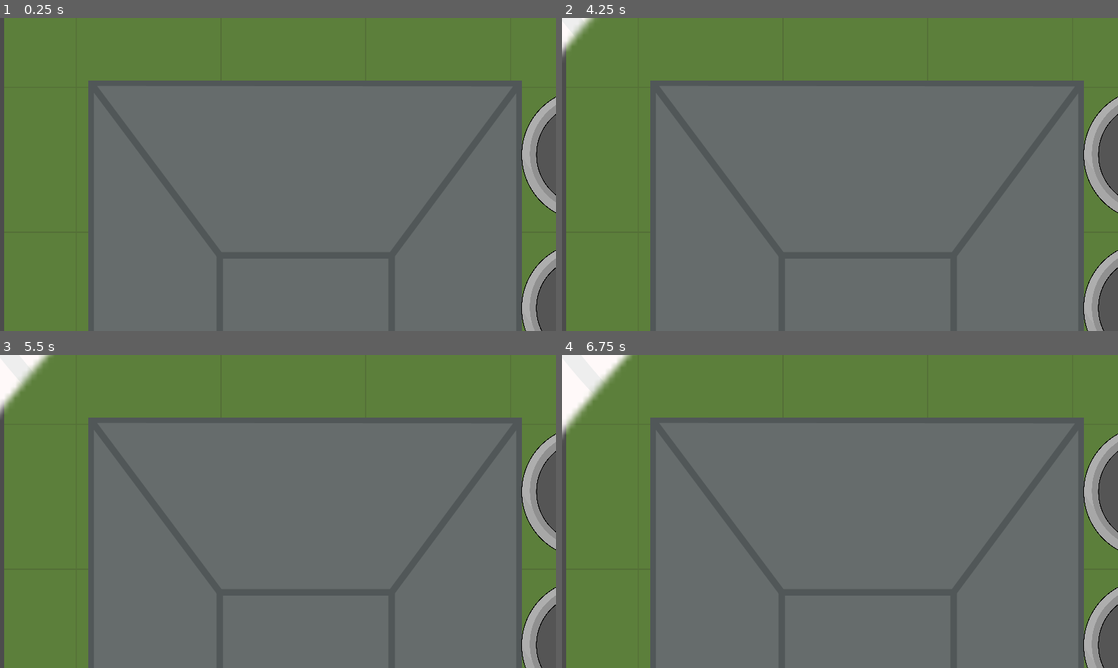
Above: before the commit, frames 1-4 (two rows, left to right).
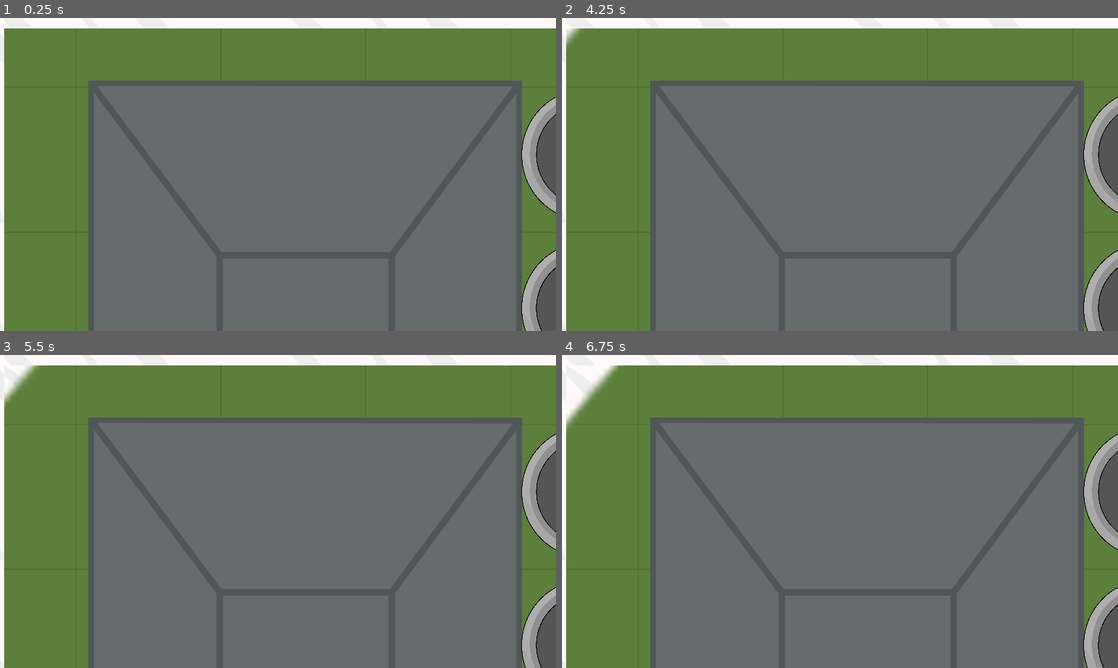
Above: after the commit, the same moments.

Repository: michalbie/Spinningeddon
Game: Godot game, scene res://Scenes/World/World.tscn
The game is run twice, just before and just after one commit, with the same random seed, the same clock (stepped at 60 frames per second) and the same inputs. This scene is started directly instead of the project's main scene.
Inputs (mouse positions are in pixels of both pictures, inside the frame that each line leads up to):
- Up to frame 1 (0.25 s): no input
- Up to frame 2 (4.25 s): tap Enter at 0.5, 2 s; move the mouse to (962, 158) at 0.52 s; press the mouse at (962, 158) at 0.53 s; tap Space at 1.25 s; move the mouse to (728, 190) at 1.27 s; release the mouse at (728, 190) at 1.28 s; right-click (728, 190) at 1.35 s; move the mouse to (895, 105) at 2.02 s; press the mouse at (895, 105) at 2.03 s; move the mouse to (812, 237) at 2.77 s; release the mouse at (812, 237) at 2.78 s; right-click (812, 237) at 2.85 s; move the mouse to (1006, 221) at 3.52 s; press the mouse at (1006, 221) at 3.53 s
- Up to frame 3 (5.5 s): move the mouse to (111, 464) at 4.27 s; release the mouse at (111, 464) at 4.28 s; right-click (111, 464) at 4.35 s; move the mouse to (305, 511) at 5.02 s; press the mouse at (305, 511) at 5.03 s
- Up to frame 4 (6.75 s): move the mouse to (756, 433) at 5.77 s; release the mouse at (756, 433) at 5.78 s; right-click (756, 433) at 5.85 s; move the mouse to (962, 495) at 6.52 s; press the mouse at (962, 495) at 6.53 s

The runs differ from the first frame. In frame 1, 4.1% of the frame differs, in the area x 0-100%, y 0-100%; in frame 2, 4.0%; in frame 3, 4.0%; in frame 4, 4.0%.

Commit message:
Decreased zone final size and fixed map borders
Fog now correctly covers map borders

Diff:
--- a/Maps/BattleRoyaleMap/BattleRoyaleMap.tscn
+++ b/Maps/BattleRoyaleMap/BattleRoyaleMap.tscn
@@ -3087,4 +3087,4 @@
 scale = Vector2( 1.682, 1.859 )
 
 [node name="Zone" parent="." instance=ExtResource( 3 )]
-visible = true
+position = Vector2( 6742.61, 5793.46 )
--- a/Maps/BattleRoyaleMap/Zone.gd
+++ b/Maps/BattleRoyaleMap/Zone.gd
@@ -7,12 +7,12 @@
 func _ready():
 	var fog_tween = get_node("FogTween")
 	fog_tween.interpolate_property($SafeZone, "texture_scale",
-	20, 3, time_to_shrink, Tween.TRANS_LINEAR, Tween.EASE_IN_OUT)
+	20, 2, time_to_shrink, Tween.TRANS_LINEAR, Tween.EASE_IN_OUT)
 	fog_tween.start()
 
 	var safe_area_tween = get_node("SafeAreaTween")
 	safe_area_tween.interpolate_property($AreaZone/SafeArea.shape, "radius",
-	9200, 1360, time_to_shrink, Tween.TRANS_LINEAR, Tween.EASE_IN_OUT)
+	9200, 920, time_to_shrink, Tween.TRANS_LINEAR, Tween.EASE_IN_OUT)
 	safe_area_tween.start()
 
 func _on_Game_Started():
--- a/Maps/BattleRoyaleMap/Zone.tscn
+++ b/Maps/BattleRoyaleMap/Zone.tscn
@@ -5,10 +5,10 @@
 [ext_resource path="res://Maps/assets/fog.png" type="Texture" id=3]
 
 [sub_resource type="CircleShape2D" id=1]
-radius = 1360.0
+radius = 9200.0
 
 [sub_resource type="RectangleShape2D" id=2]
-extents = Vector2( 7000, 6000 )
+extents = Vector2( 6946.99, 5818.64 )
 
 [node name="Zone" type="Node2D"]
 position = Vector2( 6781.79, 5783.67 )
@@ -19,16 +19,20 @@
 [node name="SafeZone" type="Light2D" parent="."]
 light_mask = 2
 texture = ExtResource( 2 )
-texture_scale = 3.0
+texture_scale = 20.0
 mode = 3
 range_item_cull_mask = 2
 
 [node name="Fog" type="TextureRect" parent="."]
 light_mask = 2
-margin_left = -7341.0
-margin_top = -6421.0
-margin_right = 7429.0
-margin_bottom = 6439.0
+anchor_left = 0.5
+anchor_top = 0.5
+anchor_right = 0.5
+anchor_bottom = 0.5
+margin_left = -6808.0
+margin_top = -5811.0
+margin_right = 6436.0
+margin_bottom = 5523.0
 mouse_filter = 2
 texture = ExtResource( 3 )
 expand = true
@@ -38,10 +42,10 @@
 }
 
 [node name="Fog2" type="TextureRect" parent="."]
-margin_left = -7831.0
-margin_top = -14966.0
-margin_right = 8141.0
-margin_bottom = -5890.0
+margin_left = -7872.0
+margin_top = -14936.0
+margin_right = 8100.0
+margin_bottom = -5757.0
 mouse_filter = 2
 texture = ExtResource( 3 )
 expand = true
@@ -53,7 +57,7 @@
 [node name="Fog3" type="TextureRect" parent="."]
 margin_left = -14107.0
 margin_top = -7043.0
-margin_right = -6948.0
+margin_right = -6729.0
 margin_bottom = 6974.0
 mouse_filter = 2
 texture = ExtResource( 3 )
@@ -64,10 +68,10 @@
 }
 
 [node name="Fog4" type="TextureRect" parent="."]
-margin_left = -7431.0
-margin_top = 5731.0
-margin_right = 8852.0
-margin_bottom = 13472.0
+margin_left = -7554.0
+margin_top = 5448.0
+margin_right = 8729.0
+margin_bottom = 13485.0
 mouse_filter = 2
 texture = ExtResource( 3 )
 expand = true
@@ -77,10 +81,10 @@
 }
 
 [node name="Fog5" type="TextureRect" parent="."]
-margin_left = 6856.0
-margin_top = -7132.0
-margin_right = 15884.0
-margin_bottom = 8042.0
+margin_left = 6378.0
+margin_top = -7099.0
+margin_right = 15921.0
+margin_bottom = 8075.0
 mouse_filter = 2
 texture = ExtResource( 3 )
 expand = true
--- a/project.godot
+++ b/project.godot
@@ -47,13 +47,11 @@
 "events": [ Object(InputEventMouseButton,"resource_local_to_scene":false,"resource_name":"","device":0,"alt":false,"shi …(212 unchanged characters)…
  ]
 }
-
 switch_camera_previous={
 "deadzone": 0.5,
 "events": [ Object(InputEventMouseButton,"resource_local_to_scene":false,"resource_name":"","device":0,"alt":false,"shi …(212 unchanged characters)…
  ]
 }
-
 switch_camera_next={
 "deadzone": 0.5,
 "events": [ Object(InputEventMouseButton,"resource_local_to_scene":false,"resource_name":"","device":0,"alt":false,"shi …(212 unchanged characters)…
